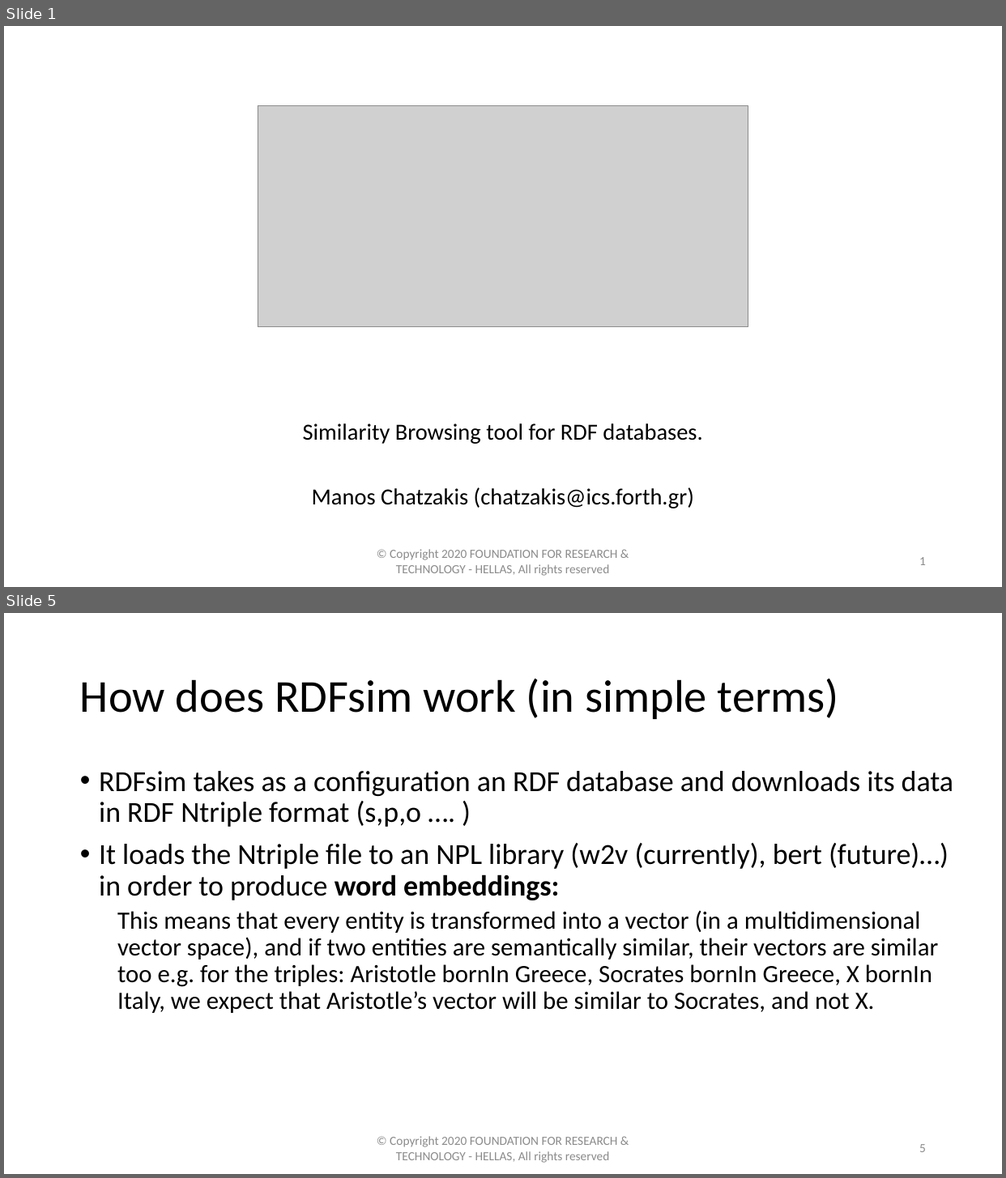
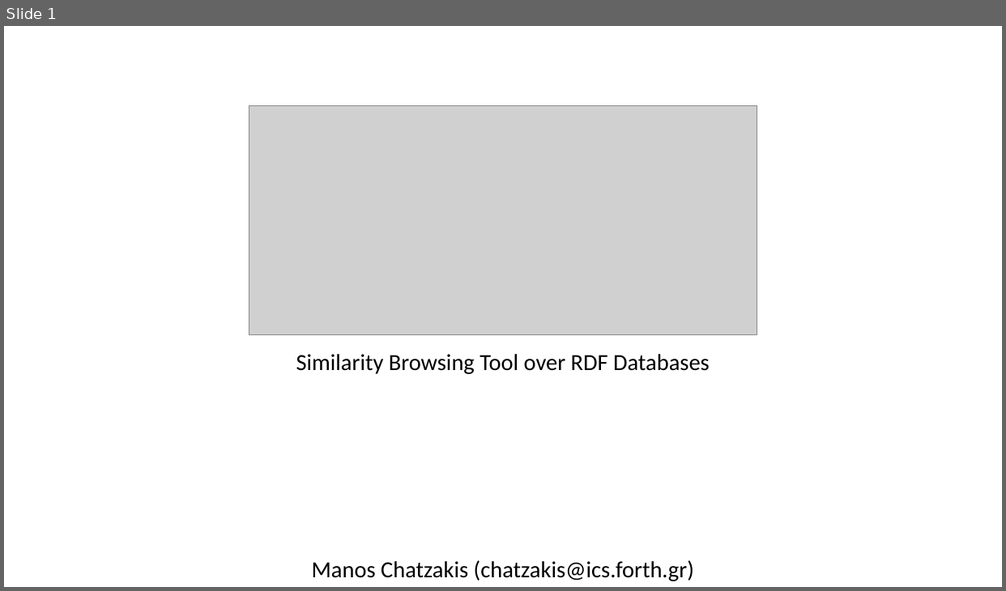
Before and after one commit to MChatzakis/RDFsim, a slide deck: RDFsim/presentation/RDFsim.pptx. Shown one above the other, each under a label of ours: slides 1 and 5 before the commit, slide 1 after it; the slides between them are not shown. The pictures are 1006x1178 and 1006x591 pixels, drawn with LibreOffice and Linux fonts; fonts in the diff are those of the drawing; grey boxes stand for pictures. Boxes give left, top, right and bottom in pixels: in the first picture for what was removed or moved away, otherwise in the second. Text is boxed around its words. In the diff, an @@ line names an element or a change of style, - is before the commit and + after.

```diff
--- a/RDFsim/presentation/RDFsim.pptx
+++ b/RDFsim/presentation/RDFsim.pptx
@@ slide 5 removed at bbox=[4, 613, 1002, 1174], background #FFFFFF @@
@@ title removed at bbox=[80, 679, 839, 719] @@
-How does RDFsim work (in simple terms)
@@ text removed at bbox=[99, 771, 954, 1013] @@
-• RDFsim takes as a configuration an RDF database and downloads its data in RDF Ntriple format (s,p,o …. )
-• It loads the Ntriple file to an NPL library (w2v (currently), bert (future)…) in order to produce word embeddings:
-  This means that every entity is transformed into a vector (in a multidimensional vector space), and if two entities are semantically similar, their vectors are similar too e.g. for the triples: Aristotle bornIn Greece, Socrates bornIn Greece, X bornIn Italy, we expect that Aristotle’s vector will be similar to Socrates, and not X.
@@ text removed at bbox=[390, 1136, 618, 1163] @@
-© Copyright 2020 FOUNDATION FOR RESEARCH & TECHNOLOGY - HELLAS, All rights reserved
@@ page number removed at bbox=[919, 1144, 926, 1152] @@
-5
@@ slide 1 changed as well @@
@@ picture: place and size @@
-picture at bbox=[258, 106, 749, 327]
+picture at bbox=[249, 106, 757, 335]
@@ text added at bbox=[296, 354, 710, 374], 22.2 pt, text #000000 @@
+Similarity Browsing Tool over RDF Databases
@@ subtitle at bbox=[303, 424, 702, 444]: paragraph removed @@
-Similarity Browsing tool for RDF databases.
@@ subtitle "Manos Chatzakis (chatzakis@ics.forth.gr)": place and size @@
-subtitle "Manos Chatzakis (chatzakis@ics.forth.gr)" at bbox=[303, 424, 702, 509]
+subtitle "Manos Chatzakis (chatzakis@ics.forth.gr)" at bbox=[312, 561, 694, 582]
@@ text removed at bbox=[390, 549, 618, 576] @@
-© Copyright 2020 FOUNDATION FOR RESEARCH & TECHNOLOGY - HELLAS, All rights reserved
@@ page number removed at bbox=[919, 557, 926, 565] @@
-1
```
Also in this commit, not shown: 4 slides added, 4 other slides removed.
